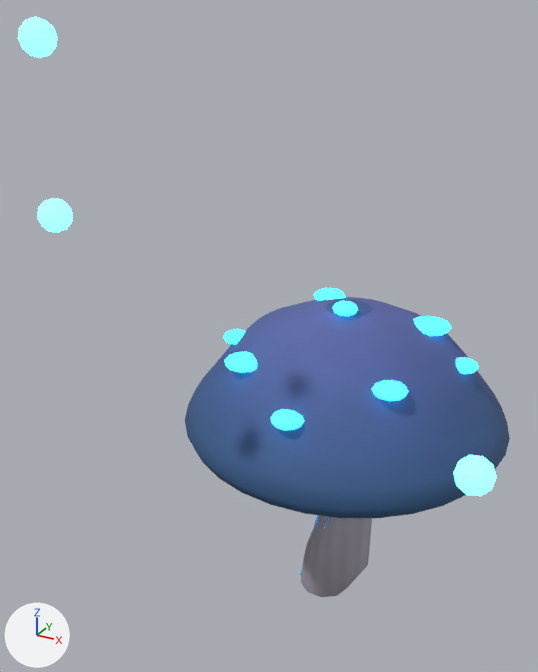
A saved change to the glTF model src/Game/Assets/Authored/environment/components/forest_mushroom_small.glb.
The view is the same before and after, from a 50 mm lens placed at (0.405, -0.935, 0.905), pointed at (-0.055, -0.099, 0.487). The lights are fixed; the arrows at lower left show +X, +Y and +Z. The older version comes first.

The first picture shows 'Broad faceted mushroom cap.002', 'Curving luminous mushroom stem.002', 'Tiny floating glow spore.006', 'Tiny floating glow spore.007', 'Tiny floating glow spore.008' and 8 more.
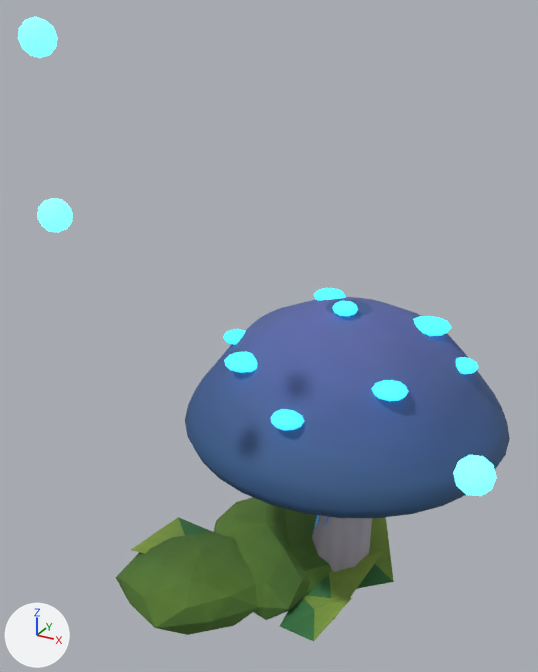
Changed parts and their boxes (x1, y1, x2, y2) in the pictures (538 x 672 px):
'Woodland shared moss cushion.025', added (green)
    after: (116, 532, 259, 635)
'Woodland shared moss cushion.027', added (green)
    after: (214, 497, 311, 620)
'Woodland shared moss cushion.028', added (green)
    after: (284, 508, 332, 593)
'Woodland shared curved ivy leaf.086', added (green)
    after: (279, 595, 352, 642)
'Woodland shared curved ivy leaf.085', added (green)
    after: (306, 551, 384, 620)
'Tiny floating glow spore.006', surface changed
    both: (453, 455, 497, 496)
'Woodland shared curved ivy leaf.088', added (green)
    after: (357, 517, 394, 589)
'Tiny floating glow spore.008', surface changed
    both: (18, 17, 57, 58)
'Tiny floating glow spore.007', surface changed
    both: (37, 198, 73, 232)
'Woodland shared curved ivy leaf.087', added (green)
    after: (131, 517, 212, 554)

Diff of the bpy script that builds the scene:
```diff
--- a/src/Game/Assets/Authored/environment/components/forest_mushroom_small.glb.py
+++ b/src/Game/Assets/Authored/environment/components/forest_mushroom_small.glb.py
@@ mat_magic_core @@
 mat_magic_core.emission_color = (0.119, 0.869, 1.0)  # cyan #61f0ff
-mat_magic_core.emission_strength = 3.0
+mat_magic_core.emission_strength = 1.74
@@ mat_moss_woodland @@
+mat_moss_woodland = bpy.data.materials.new('moss_woodland')
+# uses the picture img_painted_moss_roughness
+# uses the picture img_vivid_painted_v1_d80b6116394c29b57b8ab5d8
@@ mat_forest_leaf_woodland_tip @@
+mat_forest_leaf_woodland_tip = bpy.data.materials.new('forest_leaf_woodland_tip')
+# uses the picture img_painted_leaf_normal
+# uses the picture img_painted_leaf_roughness
+# uses the picture img_vivid_painted_v1_e518087cff7b51be105dd77d
@@ mat_forest_leaf_woodland @@
+mat_forest_leaf_woodland = bpy.data.materials.new('forest_leaf_woodland')
+# uses the picture img_painted_leaf_normal
+# uses the picture img_painted_leaf_roughness
+# uses the picture img_vivid_painted_v1_be95f207113ac2a0f32aa9be
@@ ob_woodland_shared_moss_cushion_028 @@
+ob_woodland_shared_moss_cushion_028 = bpy.data.objects.new('Woodland shared moss cushion.028', me_woodland_shared_moss_cushion)  # 42 vertices, 80 faces; spans x -0.094..0.097, y -0.07..0.069, z -0.022..0.055
+ob_woodland_shared_moss_cushion_028.location = (-0.032, 0.01, 0.035)
+ob_woodland_shared_moss_cushion_028.rotation_euler = (0.0, 0.0, 1.139)  # degrees (0, 0, 65)
+ob_woodland_shared_moss_cushion_028.scale = (1.45, 1.45, 1.45)
@@ ob_woodland_shared_moss_cushion_027 @@
+ob_woodland_shared_moss_cushion_027 = bpy.data.objects.new('Woodland shared moss cushion.027', me_woodland_shared_moss_cushion)  # 42 vertices, 80 faces; spans x -0.094..0.097, y -0.07..0.069, z -0.022..0.055
+ob_woodland_shared_moss_cushion_027.location = (-0.091, -0.043, 0.035)
+ob_woodland_shared_moss_cushion_027.rotation_euler = (0.0, 0.0, 2.074)  # degrees (0, 0, 119)
+ob_woodland_shared_moss_cushion_027.scale = (1.41, 1.41, 1.41)
@@ ob_woodland_shared_moss_cushion_025 @@
+ob_woodland_shared_moss_cushion_025 = bpy.data.objects.new('Woodland shared moss cushion.025', me_woodland_shared_moss_cushion)  # 42 vertices, 80 faces; spans x -0.094..0.097, y -0.07..0.069, z -0.022..0.055
+ob_woodland_shared_moss_cushion_025.location = (-0.153, -0.15, 0.035)
+ob_woodland_shared_moss_cushion_025.rotation_euler = (0.0, 0.0, -2.403)  # degrees (0, 0, -138)
+ob_woodland_shared_moss_cushion_025.scale = (1.39, 1.39, 1.39)
@@ ob_woodland_shared_curved_ivy_leaf_088 @@
+ob_woodland_shared_curved_ivy_leaf_088 = bpy.data.objects.new('Woodland shared curved ivy leaf.088', me_woodland_shared_curved_ivy_leaf)  # 5 vertices, 4 faces; spans x -0.076..0.076, y 0.0..0.17, z 0.0..0.055
+ob_woodland_shared_curved_ivy_leaf_088.location = (0.007, -0.088, 0.035)
+ob_woodland_shared_curved_ivy_leaf_088.rotation_euler = (0.0, 0.0, -0.135)  # degrees (0, 0, -7.7)
+ob_woodland_shared_curved_ivy_leaf_088.scale = (1.43, 1.43, 1.43)
@@ ob_woodland_shared_curved_ivy_leaf_087 @@
+ob_woodland_shared_curved_ivy_leaf_087 = bpy.data.objects.new('Woodland shared curved ivy leaf.087', me_woodland_shared_curved_ivy_leaf)  # 5 vertices, 4 faces; spans x -0.076..0.076, y 0.0..0.17, z 0.0..0.055
+ob_woodland_shared_curved_ivy_leaf_087.location = (-0.167, -0.022, 0.035)
+ob_woodland_shared_curved_ivy_leaf_087.rotation_euler = (0.0, 0.0, 2.618)  # degrees (0, 0, 150)
+ob_woodland_shared_curved_ivy_leaf_087.scale = (1.13, 1.13, 1.13)
@@ ob_woodland_shared_curved_ivy_leaf_086 @@
+ob_woodland_shared_curved_ivy_leaf_086 = bpy.data.objects.new('Woodland shared curved ivy leaf.086', me_woodland_shared_curved_ivy_leaf)  # 5 vertices, 4 faces; spans x -0.076..0.076, y 0.0..0.17, z 0.0..0.055
+ob_woodland_shared_curved_ivy_leaf_086.location = (-0.002, -0.162, 0.035)
+ob_woodland_shared_curved_ivy_leaf_086.rotation_euler = (0.0, 0.0, -0.882)  # degrees (0, 0, -51)
+ob_woodland_shared_curved_ivy_leaf_086.scale = (0.675, 0.675, 0.675)
@@ ob_woodland_shared_curved_ivy_leaf_085 @@
+ob_woodland_shared_curved_ivy_leaf_085 = bpy.data.objects.new('Woodland shared curved ivy leaf.085', me_woodland_shared_curved_ivy_leaf)  # 5 vertices, 4 faces; spans x -0.076..0.076, y 0.0..0.17, z 0.0..0.055
+ob_woodland_shared_curved_ivy_leaf_085.location = (-0.031, -0.118, 0.035)
+ob_woodland_shared_curved_ivy_leaf_085.rotation_euler = (0.0, 0.0, -0.783)  # degrees (0, 0, -45)
+ob_woodland_shared_curved_ivy_leaf_085.scale = (1.08, 1.08, 1.08)
```
